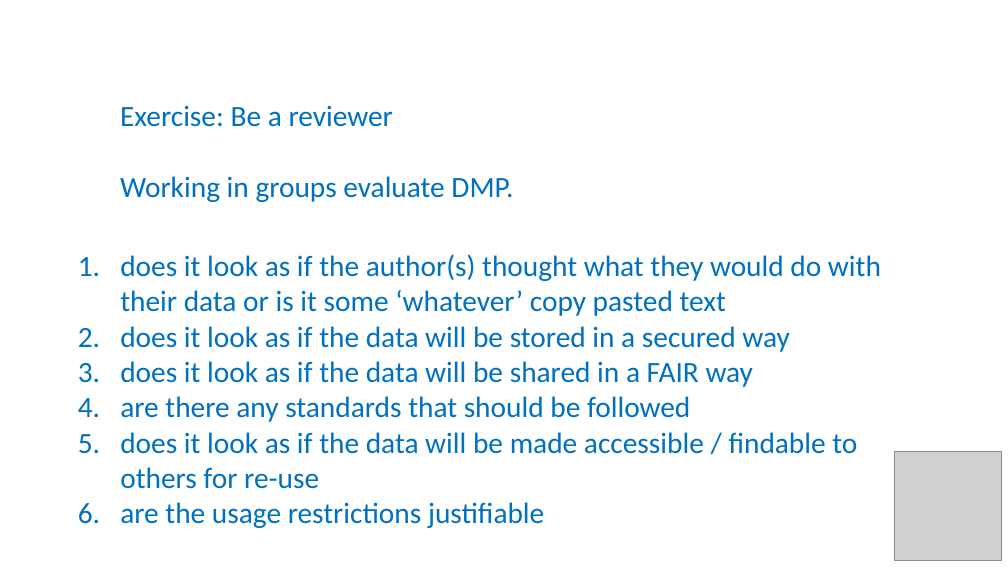
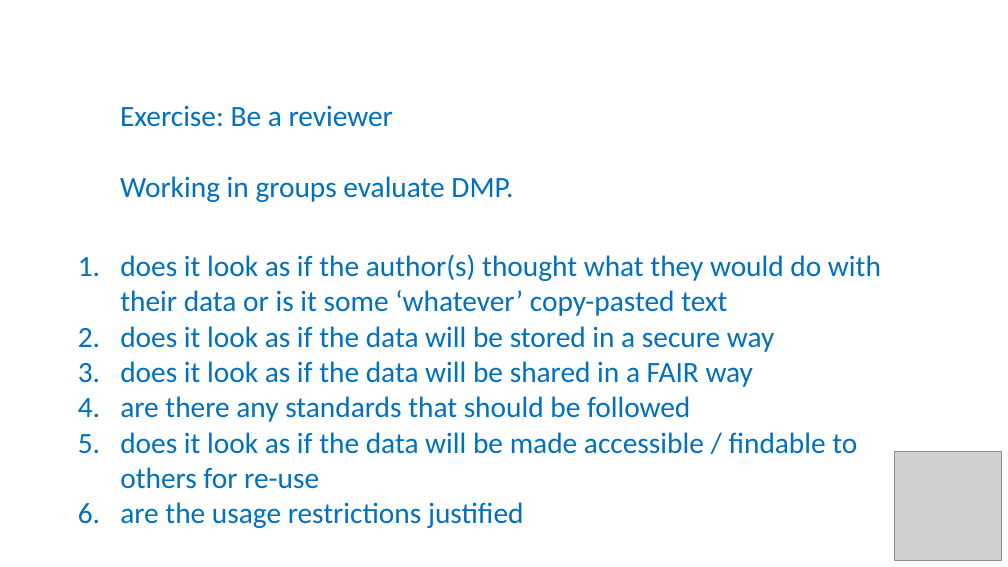
Before and after one commit to tobyhodges/probable-enigma, a slide deck: slide 13 of instructors/05-All_about_planning.pptx. Drawn at 1008x567 pixels with LibreOffice and Linux fonts; fonts in the diff are those of the drawing; grey boxes stand for pictures. Boxes give left, top, right and bottom in pixels: in the first picture for what was removed or moved away, otherwise in the second. Text is boxed around its words. In the diff, an @@ line names an element or a change of style, - is before the commit and + after.

Commit message:
AM revised slides

```diff
--- a/instructors/05-All_about_planning.pptx
+++ b/instructors/05-All_about_planning.pptx
@@ text at bbox=[120, 254, 881, 352]: text changed @@
-1. does it look as if the author(s) thought what they would do with their data or is it some ‘whatever’ copy pasted text
-2. does it look as if the data will be stored in a secured way
+1. does it look as if the author(s) thought what they would do with their data or is it some ‘whatever’ copy-pasted text
+2. does it look as if the data will be stored in a secure way
@@ text at bbox=[120, 502, 524, 528]: text changed @@
-6. are the usage restrictions justifiable
+6. are the usage restrictions justified
```
Also in this commit, not shown: 5 other files.
